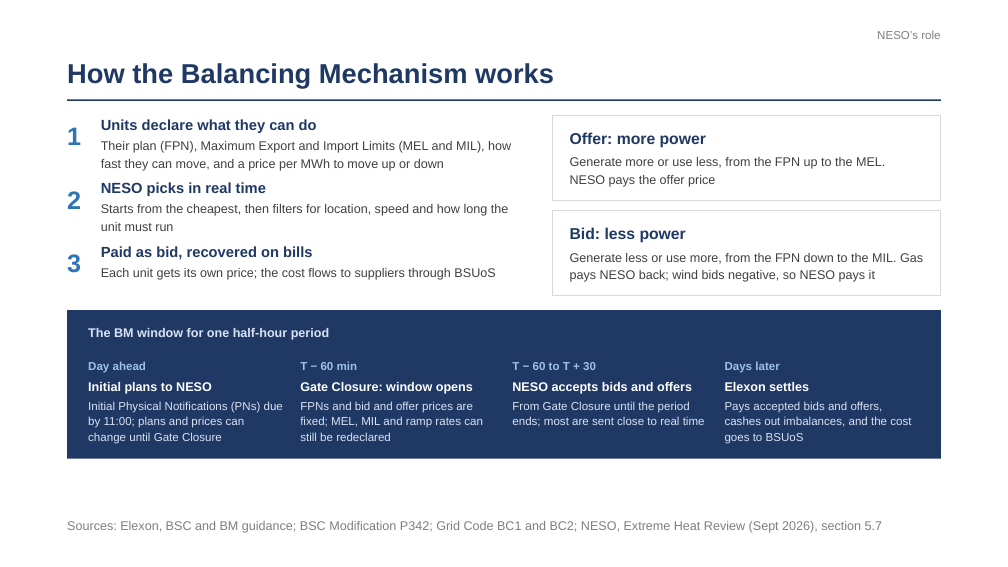
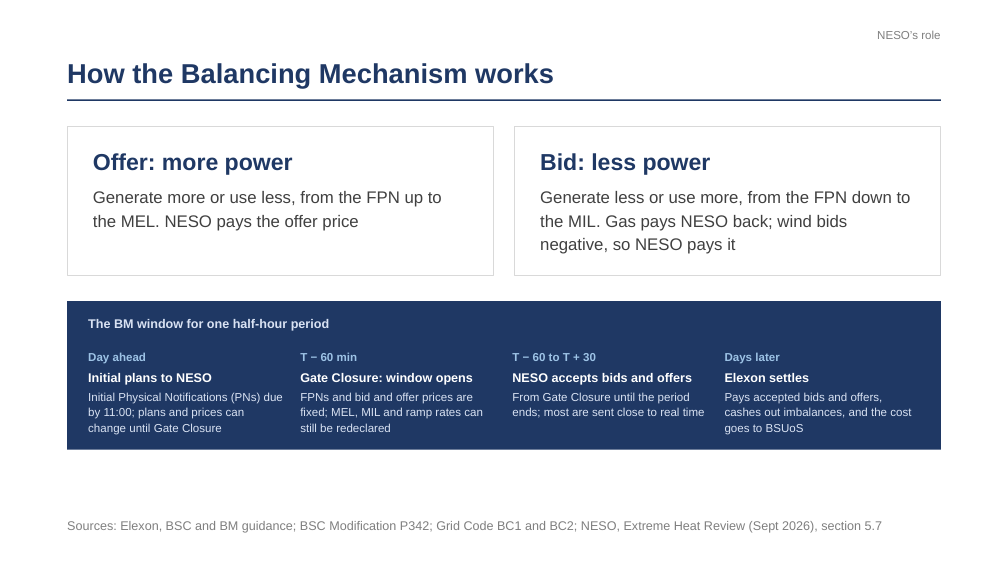
Before and after one commit to literallymatt/balancing, a slide deck: slide 6 of deck-alt/balancing-the-grid-corporate.pptx. Drawn at 1008x567 pixels with LibreOffice and Linux fonts; fonts in the diff are those of the drawing. Boxes give left, top, right and bottom in pixels: in the first picture for what was removed or moved away, otherwise in the second. Text is boxed around its words. In the diff, an @@ line names an element or a change of style, - is before the commit and + after.

```diff
--- a/deck-alt/balancing-the-grid-corporate.pptx
+++ b/deck-alt/balancing-the-grid-corporate.pptx
@@ text removed at (x1=101, y1=119, x2=317, y2=133) @@
-Units declare what they can do
@@ rectangle resized from (x1=553, y1=116, x2=941, y2=200) to (x1=67, y1=126, x2=494, y2=276) @@
@@ text removed at (x1=67, y1=127, x2=81, y2=145) @@
-1
@@ text "Offer: more power" at (x1=93, y1=153, x2=293, y2=175): size 15 to 22 pt; line spacing 18pt to 26.4pt @@
@@ text "Offer: more power" moved from (x1=570, y1=132, x2=706, y2=148) to (x1=93, y1=153, x2=293, y2=175) @@
@@ text removed at (x1=101, y1=141, x2=511, y2=171) @@
-Their plan (FPN), Maximum Export and Import Limits (MEL and MIL), how fast they can move, and a price per MWh to move up or down
@@ rectangle resized from (x1=553, y1=211, x2=941, y2=296) to (x1=515, y1=126, x2=941, y2=276) @@
@@ text "Bid: less power" moved from (x1=570, y1=227, x2=686, y2=243) to (x1=540, y1=153, x2=711, y2=175) @@
@@ text "Bid: less power" at (x1=540, y1=153, x2=711, y2=175): size 15 to 22 pt; line spacing 18pt to 26.4pt @@
@@ text removed at (x1=67, y1=191, x2=81, y2=209) @@
-2
@@ text "Generate more or use less, ..." at (x1=93, y1=191, x2=442, y2=231): size 12 to 16 pt; line spacing 16.8pt to 22.4pt @@
@@ text "Generate more or use less, ..." moved from (x1=570, y1=157, x2=885, y2=187) to (x1=93, y1=191, x2=442, y2=231) @@
@@ text removed at (x1=101, y1=182, x2=266, y2=196) @@
-NESO picks in real time
@@ text removed at (x1=101, y1=204, x2=508, y2=231) @@
-Starts from the cheapest, then filters for location, speed and how long the unit must run
@@ text "Generate less or use more, ..." moved from (x1=570, y1=253, x2=923, y2=282) to (x1=540, y1=191, x2=911, y2=254) @@
@@ text "Generate less or use more, ..." at (x1=540, y1=191, x2=911, y2=254): size 12 to 16 pt; line spacing 16.8pt to 22.4pt @@
@@ text removed at (x1=67, y1=254, x2=81, y2=273) @@
-3
@@ text removed at (x1=101, y1=246, x2=312, y2=260) @@
-Paid as bid, recovered on bills
@@ text removed at (x1=101, y1=268, x2=495, y2=280) @@
-Each unit gets its own price; the cost flows to suppliers through BSUoS
@@ 13 texts, 1 rectangle moved together from (x1=67, y1=310, x2=941, y2=459) to (x1=67, y1=301, x2=941, y2=450) @@
```
Also in this commit, not shown: 4 other files.
